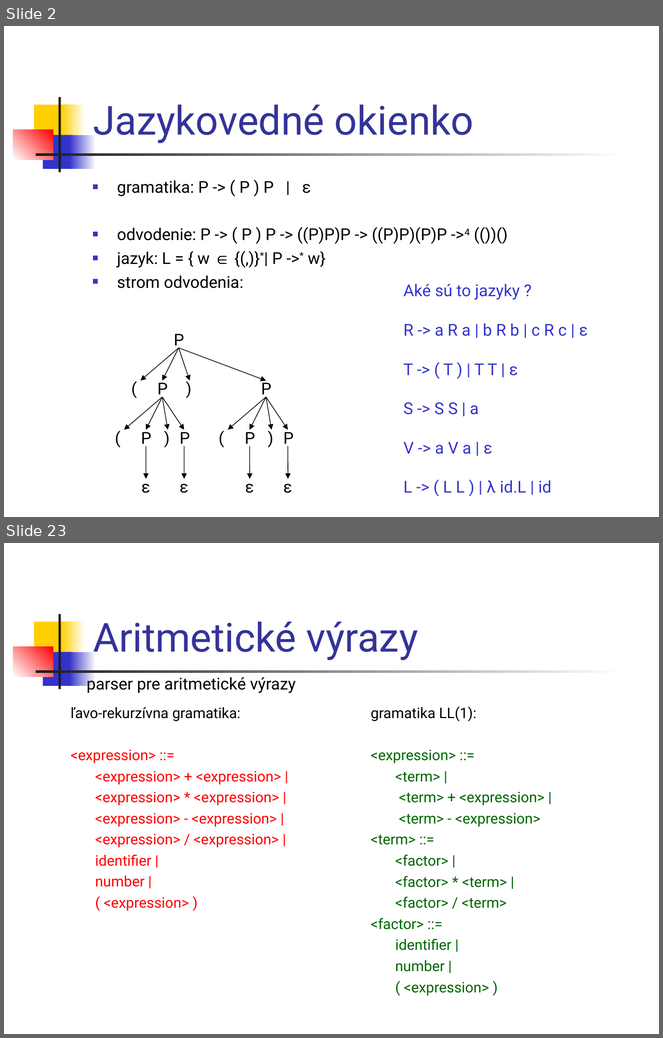
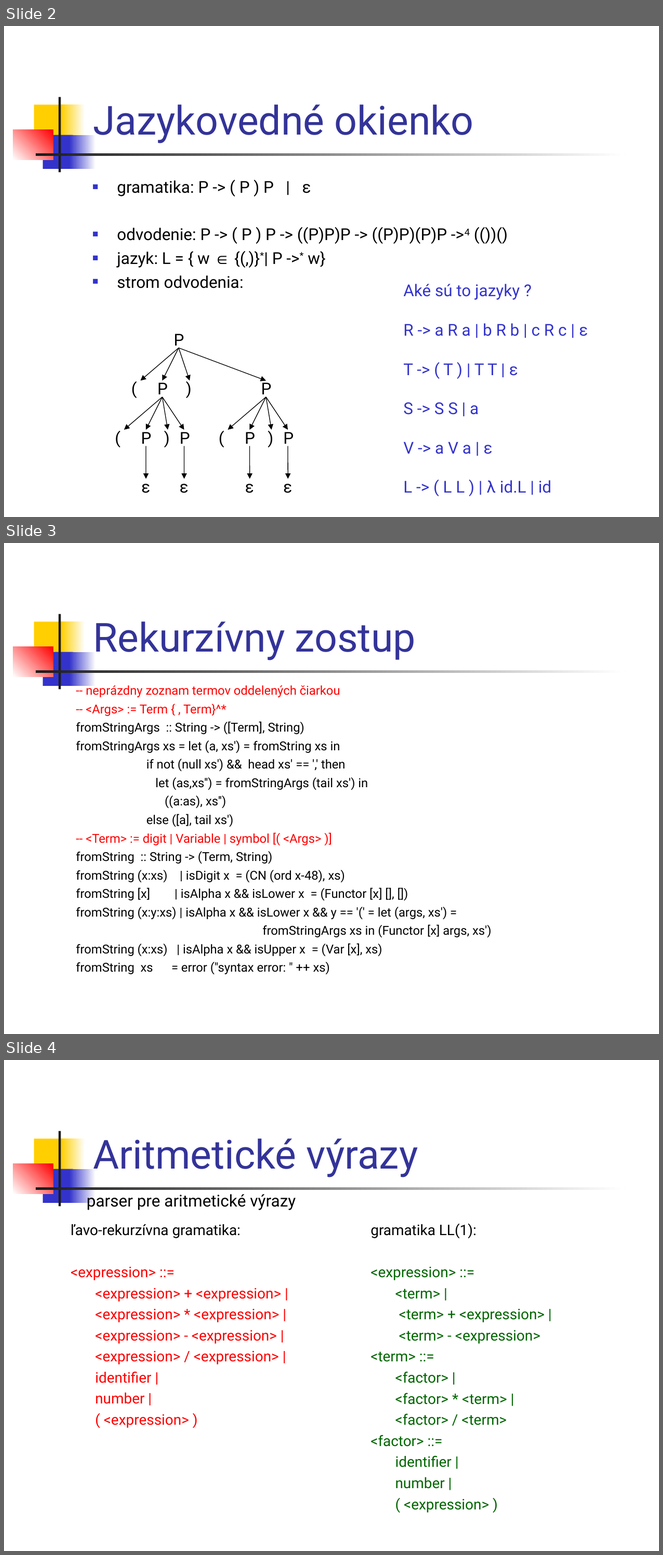
Before and after one commit to Funkcionalne/Prednasky, a slide deck: 09/09_fpro.ppt. Shown one above the other, each under a label of ours: slides 2 and 23 before the commit, slides 2, 3 and 4 after it; the slides between them are not shown. The pictures are 663x1038 and 663x1555 pixels, drawn with LibreOffice and Linux fonts; fonts in the diff are those of the drawing. Boxes give left, top, right and bottom in pixels: in the first picture for what was removed or moved away, otherwise in the second. Text is boxed around its words. In the diff, an @@ line names an element or a change of style, - is before the commit and + after.

```diff
--- a/09/09_fpro.ppt
+++ b/09/09_fpro.ppt
@@ slide 3 added at box(4, 543, 659, 1034), background #FFFFFF; not listed: 7 template elements that a slide beside it also shows @@
@@ title added at box(93, 622, 416, 661), 44 pt, text #333399 @@
+Rekurzívny zostup
@@ text added at box(76, 684, 491, 975), 13.6 pt, text #000000 @@
+-- neprázdny zoznam termov oddelených čiarkou
+-- <Args> := Term { , Term}^*
+fromStringArgs :: String -> ([Term], String)
+fromStringArgs xs = let (a, xs') = fromString xs in
+if not (null xs') && head xs' == ',' then
+let (as,xs'') = fromStringArgs (tail xs') in
+((a:as), xs'')
+else ([a], tail xs')
+-- <Term> := digit | Variable | symbol [( <Args> )]
+fromString :: String -> (Term, String)
+fromString (x:xs) | isDigit x = (CN (ord x-48), xs)
+fromString [x] | isAlpha x && isLower x = (Functor [x] [], [])
+fromString (x:y:xs) | isAlpha x && isLower x && y == '(' = let (args, xs') =
+fromStringArgs xs in (Functor [x] args, xs')
+fromString (x:xs) | isAlpha x && isUpper x = (Var [x], xs)
+fromString xs = error ("syntax error: " ++ xs)
@@ what was slide 23 is now slide 4 @@
```
Also in this commit, not shown: 2 other slides added, 1 other file.
